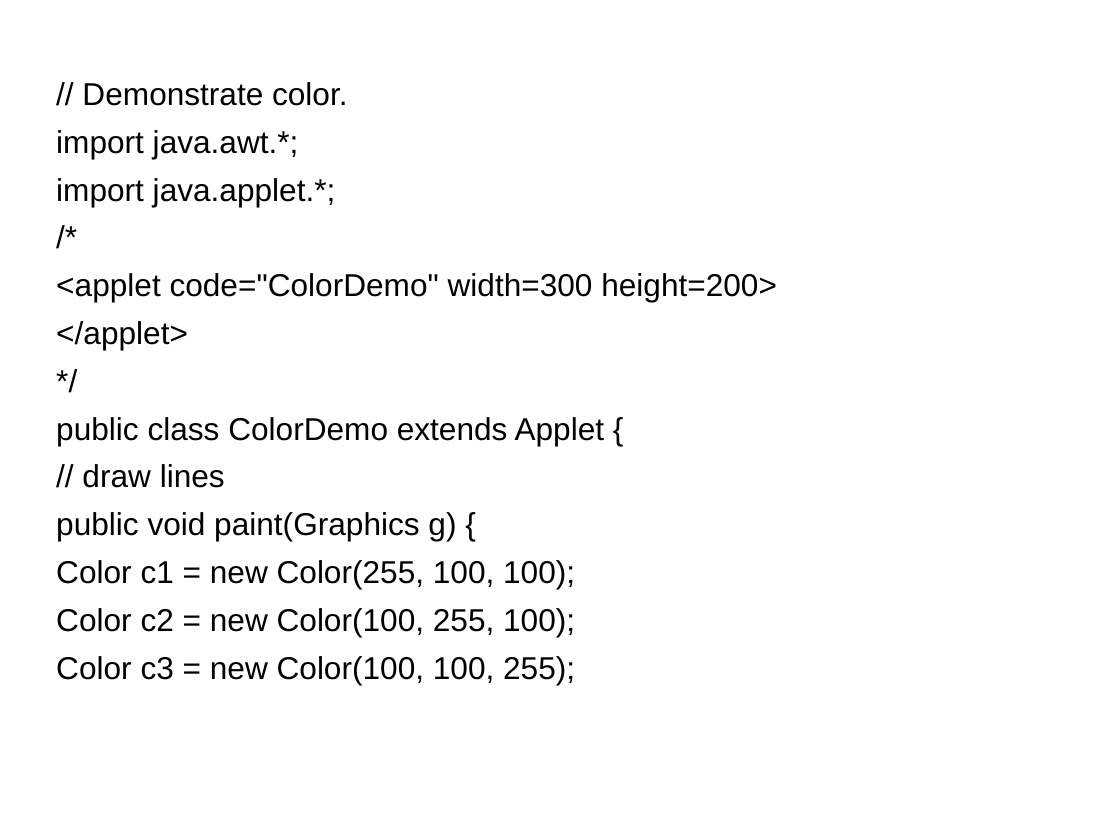
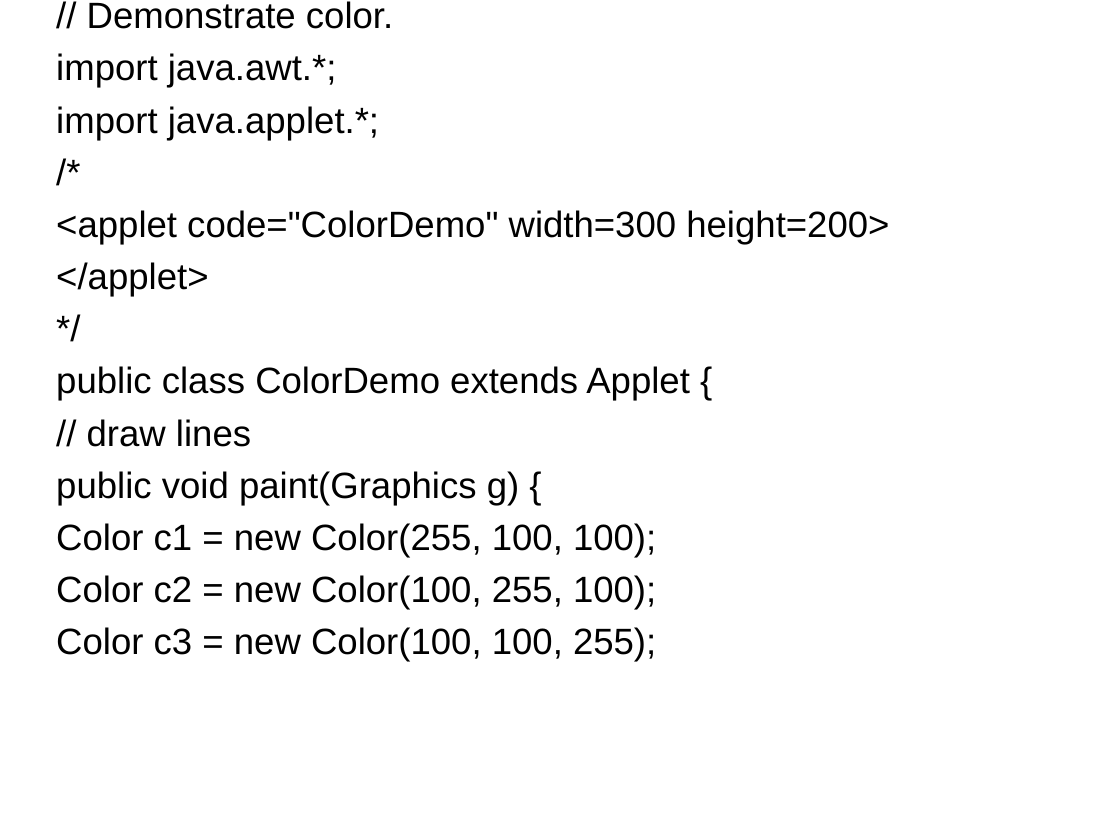
Before and after one commit to GeneralNitin/S4, a slide deck: slide 58 of S4/04. OODP/Notes & PPTs/Chaithanya Ma'ams/Module 6/01. AWT & Swing.ppt. Drawn at 1120x840 pixels with LibreOffice and Linux fonts; fonts in the diff are those of the drawing. Boxes give left, top, right and bottom in pixels: in the first picture for what was removed or moved away, otherwise in the second. Text is boxed around its words. In the diff, an @@ line names an element or a change of style, - is before the commit and + after.

```diff
--- a/S4/04. OODP/Notes & PPTs/Chaithanya Ma'ams/Module 6/01. AWT & Swing.ppt
+++ b/S4/04. OODP/Notes & PPTs/Chaithanya Ma'ams/Module 6/01. AWT & Swing.ppt
@@ text "// Demonstrate color.": place and size @@
-text "// Demonstrate color." at box(56, 82, 777, 684)
+text "// Demonstrate color." at box(56, 1, 889, 662)
@@ text "// Demonstrate color." at box(56, 1, 889, 662): size 22.4 to 25.9 pt @@
```
Also in this commit, not shown: 18 other slides changed.
